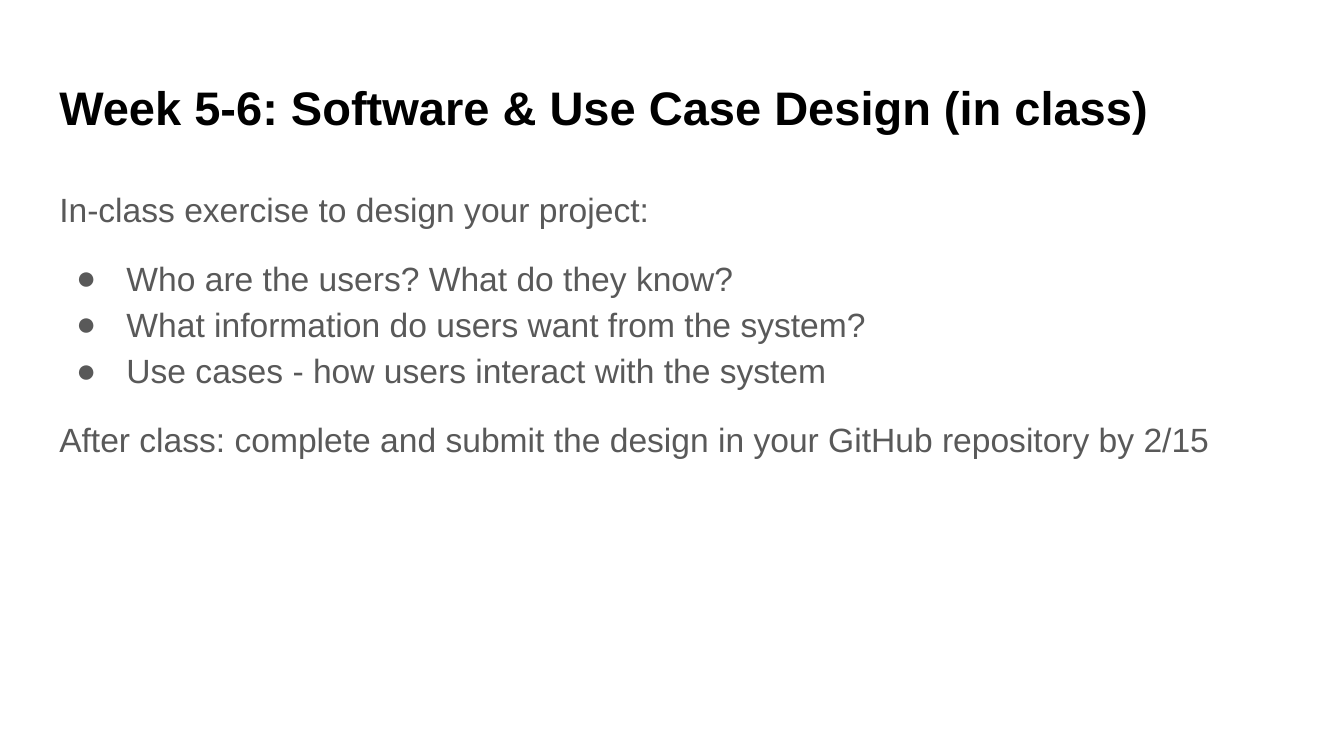
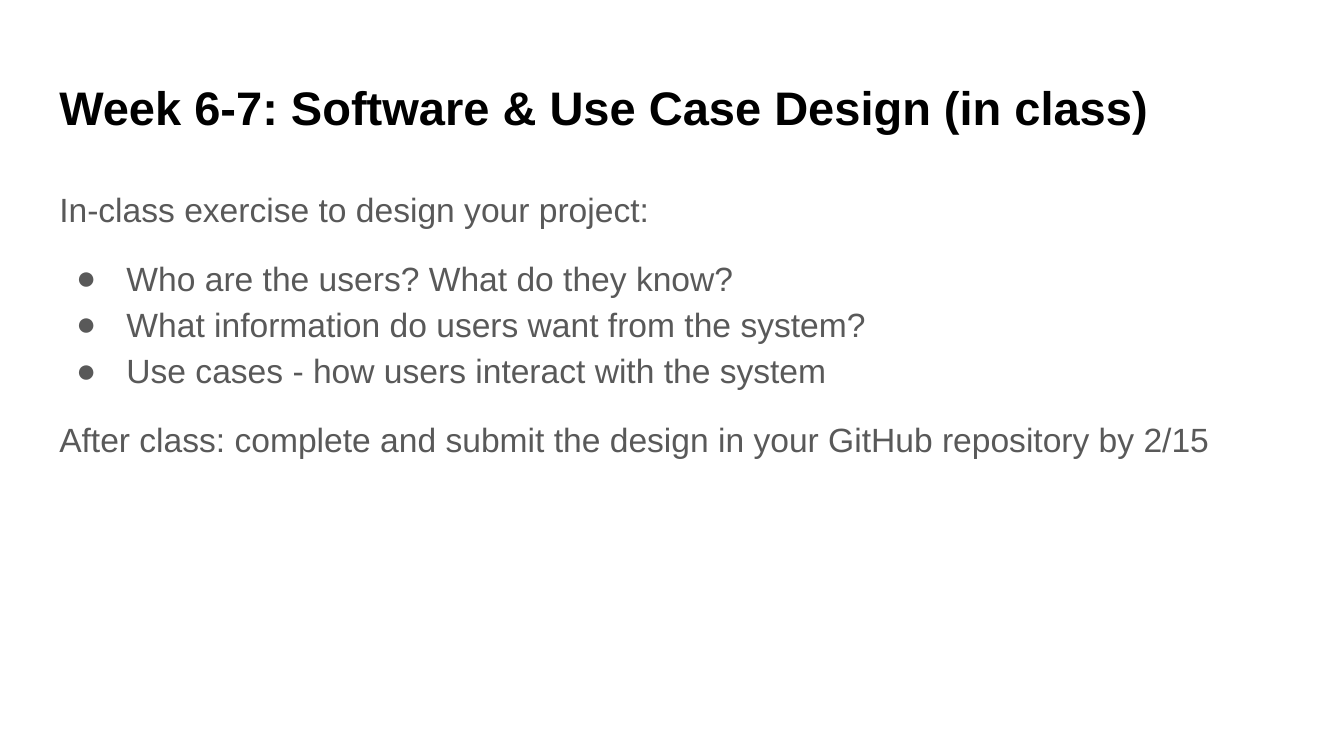
Before and after one commit to UWDATA515/lecture-materials, a slide deck: slide 13 of 03/DATA515_03_Project.pptx (slide 12 before the commit). Drawn at 1344x756 pixels with LibreOffice and Linux fonts; fonts in the diff are those of the drawing; background and template pictures are left out. Boxes give left, top, right and bottom in pixels: in the first picture for what was removed or moved away, otherwise in the second. Text is boxed around its words. In the diff, an @@ line names an element or a change of style, - is before the commit and + after.

```diff
--- a/03/DATA515_03_Project.pptx
+++ b/03/DATA515_03_Project.pptx
@@ title at box(59, 91, 1147, 134): text changed @@
-Week 5-6: Software & Use Case Design (in class)
+Week 6-7: Software & Use Case Design (in class)
```
Also in this commit, not shown: 9 other slides changed, 2 slides added, 5 other files.
